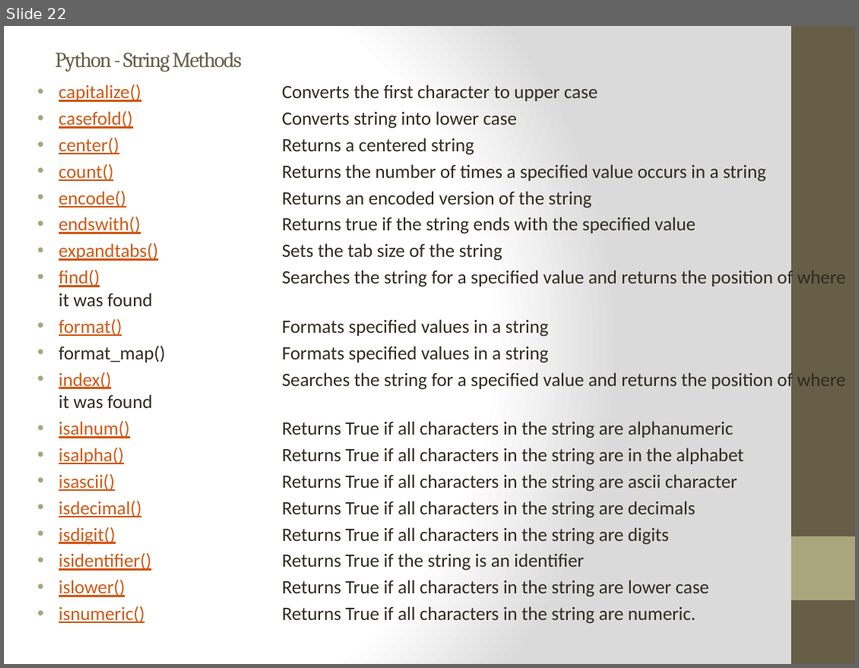
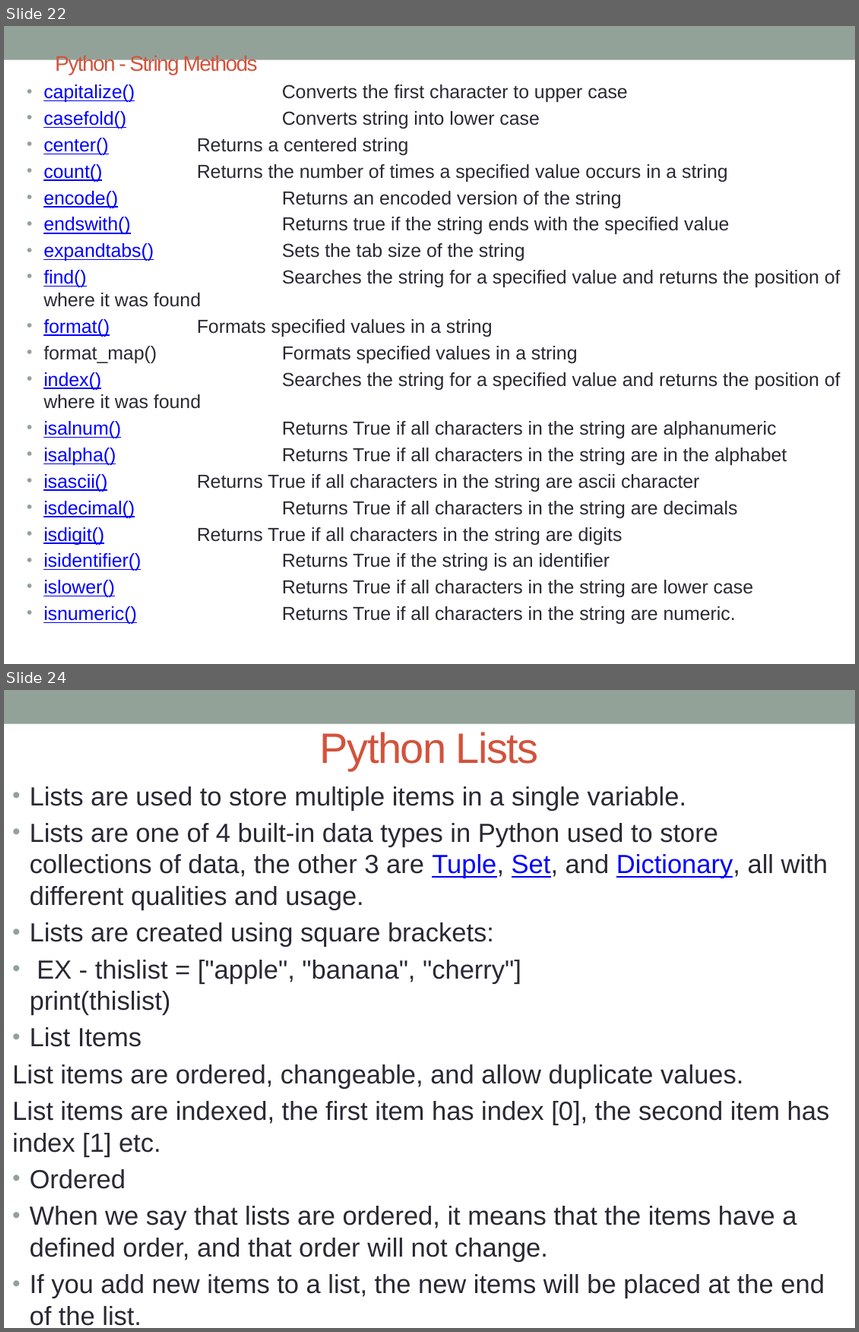
Before and after one commit to sudishkumar93/AWSclass, a slide deck: Phyton.pptx. Shown one above the other, each under a label of ours: slide 22 before the commit, slides 22 and 24 after it; the slides between them are not shown. The pictures are 859x668 and 859x1332 pixels, drawn with LibreOffice and Linux fonts; fonts in the diff are those of the drawing. Boxes give left, top, right and bottom in pixels: in the first picture for what was removed or moved away, otherwise in the second. Text is boxed around its words. In the diff, an @@ line names an element or a change of style, - is before the commit and + after.

```diff
--- a/Phyton.pptx
+++ b/Phyton.pptx
@@ slide 24 added at <box>4,690,855,1328</box>, background #FFFFFF; not listed: 1 template element that a slide beside it also shows @@
@@ title added at <box>320,732,539,770</box>, 36 pt, text #D2533C @@
+Python Lists
@@ text added at <box>12,787,830,1326</box>, 22.2 pt, text #292934 @@
+• Lists are used to store multiple items in a single variable.
+• Lists are one of 4 built-in data types in Python used to store collections of data, the other 3 are Tuple, Set, and Dictionary, all with different qualities and usage.
+• Lists are created using square brackets:
+• EX - thislist = ["apple", "banana", "cherry"]
+  print(thislist)
+• List Items
+List items are ordered, changeable, and allow duplicate values.
+List items are indexed, the first item has index [0], the second item has index [1] etc.
+• Ordered
+• When we say that lists are ordered, it means that the items have a defined order, and that order will not change.
+• If you add new items to a list, the new items will be placed at the end of the list.
@@ slide 22 changed as well @@
@@ background gradient #FFFFFF to #DADADA to #FFFFFF @@
@@ rectangle added at <box>4,26,855,60</box>, fill #93A299 @@
@@ rectangle removed at <box>791,26,855,664</box> @@
@@ title "Python - String Methods" at <box>55,54,258,75</box>: font Cambria to Arial, text colour #675E47 to #D2533C @@
@@ text "capitalize() Converts the first character ..." at <box>44,85,841,624</box>: font Calibri to Arial; text colour #D25814 to #0000FF in "capitalize()", "casefold()", "center()", "count()" and 14 more places; text colour #2F2B20 to #292934 in "Converts the first character to upper case", "Converts string into lower case", "Returns a centered string", "Returns the number of times a specified ..." and 15 more places; indent changed; bullet colour #A9A57C to #93A299 @@
@@ rectangle removed at <box>791,537,855,601</box> @@
```
Also in this commit, not shown: 22 other slides changed.
